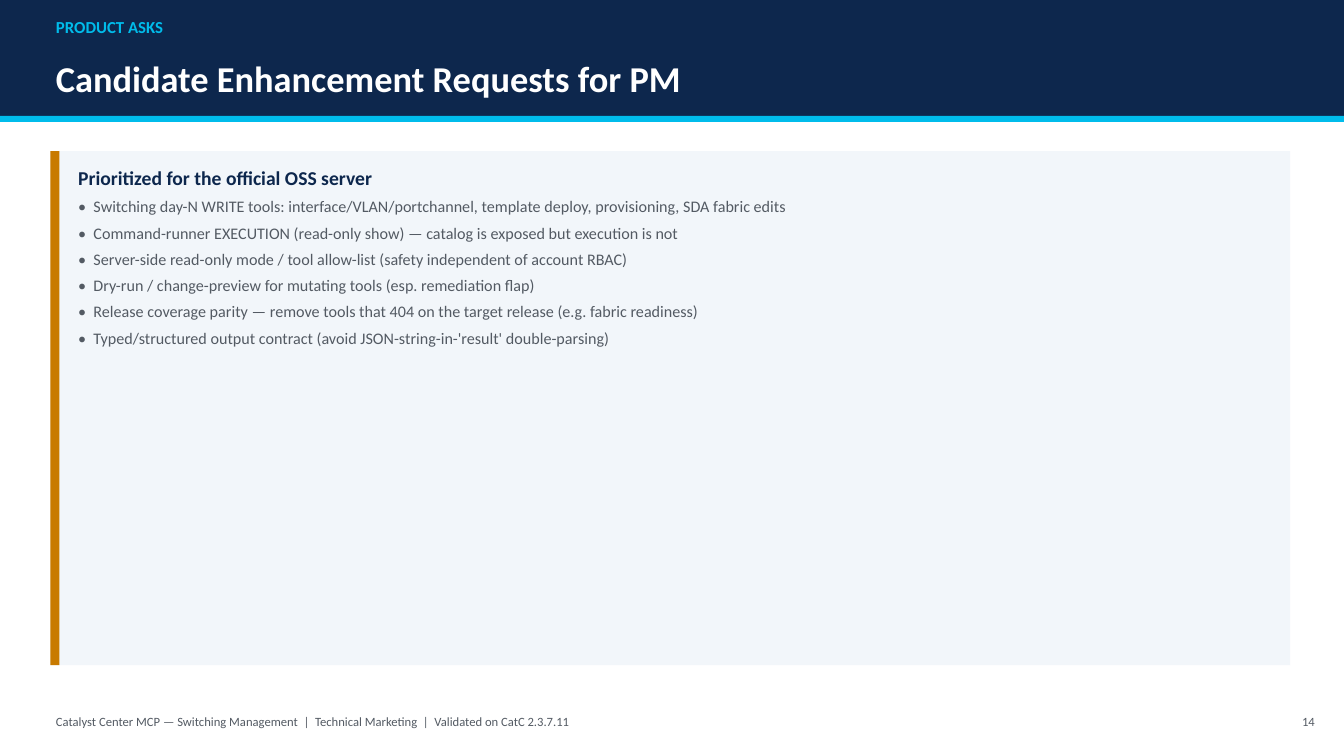
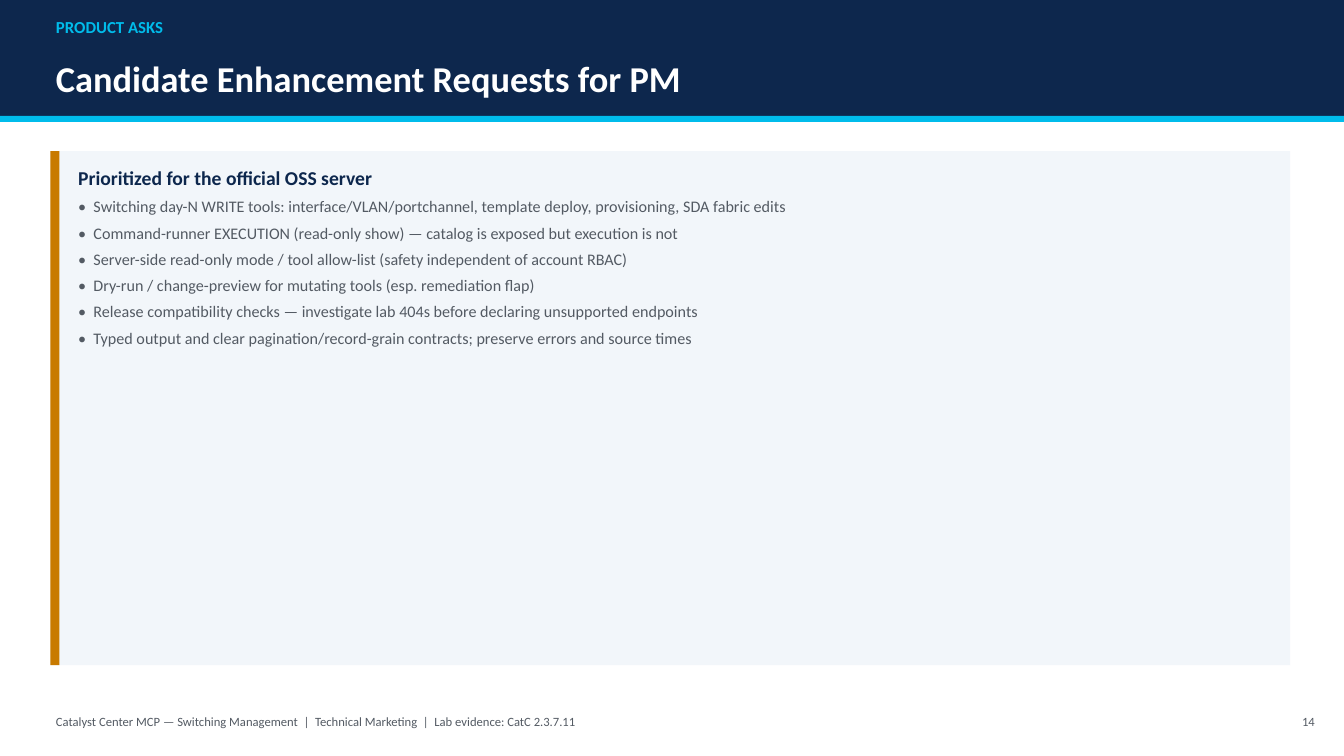
Before and after one commit to jeremycohoe/catc-mcp-oss, a slide deck: slide 14 of examples/switching-validation/Catalyst-Center-MCP-Switching.pptx. Drawn at 1344x756 pixels with LibreOffice and Linux fonts; fonts in the diff are those of the drawing. Boxes give left, top, right and bottom in pixels: in the first picture for what was removed or moved away, otherwise in the second. Text is boxed around its words. In the diff, an @@ line names an element or a change of style, - is before the commit and + after.

```diff
--- a/examples/switching-validation/Catalyst-Center-MCP-Switching.pptx
+++ b/examples/switching-validation/Catalyst-Center-MCP-Switching.pptx
@@ text at (93,306,698,347): text changed @@
-• Release coverage parity — remove tools that 404 on the target release (e.g. fabric readiness)
-• Typed/structured output contract (avoid JSON-string-in-'result' double-parsing)
+• Release compatibility checks — investigate lab 404s before declaring unsupported endpoints
+• Typed output and clear pagination/record-grain contracts; preserve errors and source times
@@ text at (56,717,575,728): text changed @@
-Catalyst Center MCP — Switching Management | Technical Marketing | Validated on CatC 2.3.7.11
+Catalyst Center MCP — Switching Management | Technical Marketing | Lab evidence: CatC 2.3.7.11
```
Also in this commit, not shown: 13 other slides changed, 1 slide added, 8 other files.
